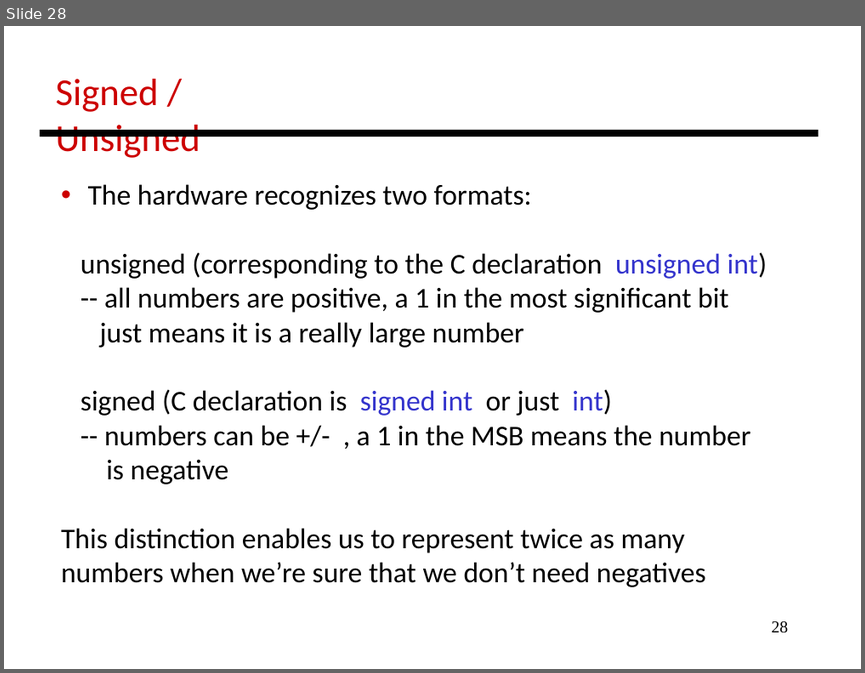
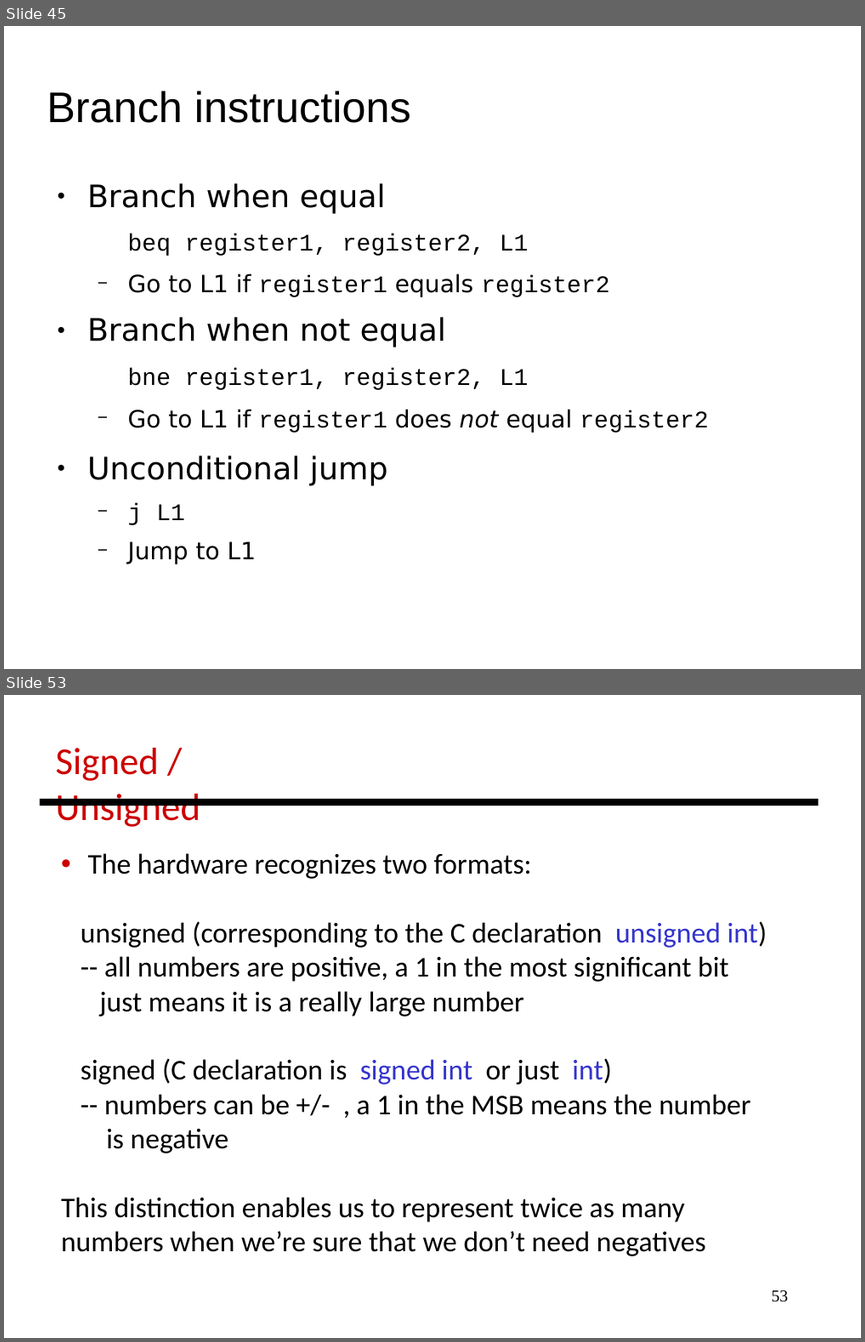
Before and after one commit to antonburtsev/cs3810, a slide deck: lectures/lecture04-mips/lecture-04-mips.odp. Shown one above the other, each under a label of ours: slide 28 before the commit, slides 45 and 53 after it; the slides between them are not shown. The pictures are 865x673 and 865x1342 pixels, drawn with LibreOffice and Linux fonts; fonts in the diff are those of the drawing. Boxes give left, top, right and bottom in pixels: in the first picture for what was removed or moved away, otherwise in the second. Text is boxed around its words. In the diff, an @@ line names an element or a change of style, - is before the commit and + after.

Commit message:
Add more to lecture 04 - instruction encoding, control instructions

```diff
--- a/lectures/lecture04-mips/lecture-04-mips.odp
+++ b/lectures/lecture04-mips/lecture-04-mips.odp
@@ slide 45 added at box(4, 26, 861, 669), background #FFFFFF @@
@@ title added at box(46, 91, 411, 123), 36 pt, text #000000 @@
+Branch instructions
@@ text added at box(87, 183, 708, 564), 20 pt, text #000000 @@
+● Branch when equal
+  beq register1, register2, L1
+  − Go to L1 if register1 equals register2
+● Branch when not equal
+  bne register1, register2, L1
+  − Go to L1 if register1 does not equal register2
+● Unconditional jump
+  − j L1
+  − Jump to L1
@@ what was slide 28 is now slide 53 @@
@@ page number at box(772, 1290, 789, 1302): text changed @@
-28
+53
```
Also in this commit, not shown: 1 slide changed, 23 other slides added, 5 slides removed, 3 other files.
